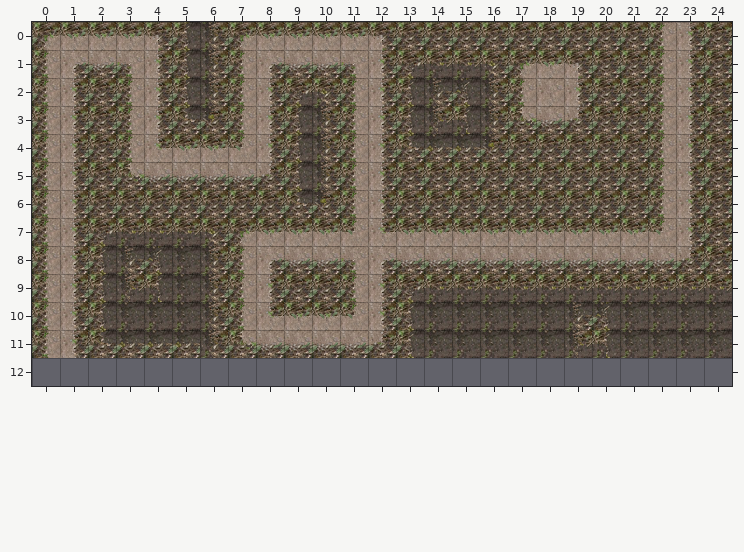
Two versions of a level (Tiled map, assets/tiles/level3.tmx). That is the earlier state.
Cells are 64x64 px. Shown: x 0..24, y 0..12. The old version is drawn lined up with the new one.
After:
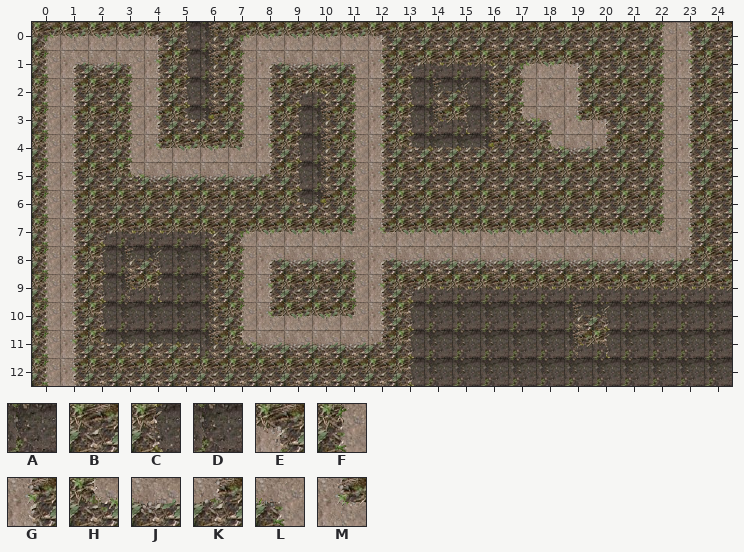
Key: from "tilemap1": A 16, B 17, C 61, D 62, E 108, F 121, G 123, H 136, J 137, K 138, L 141, M 155.
_ is an empty cell, . an unchanged one.
Change:
map size 25x12 -> 25x13 cells
--- layer "Livello tile 1"
@@ x 18..20 @@
- 3 JKB
- 4 BBB
+ 3 LME
+ 4 HJK
@@ x 0..24 @@
-12 _________________________
+12 FGBBBBBBBBBBBCDDDDDAAADDD
